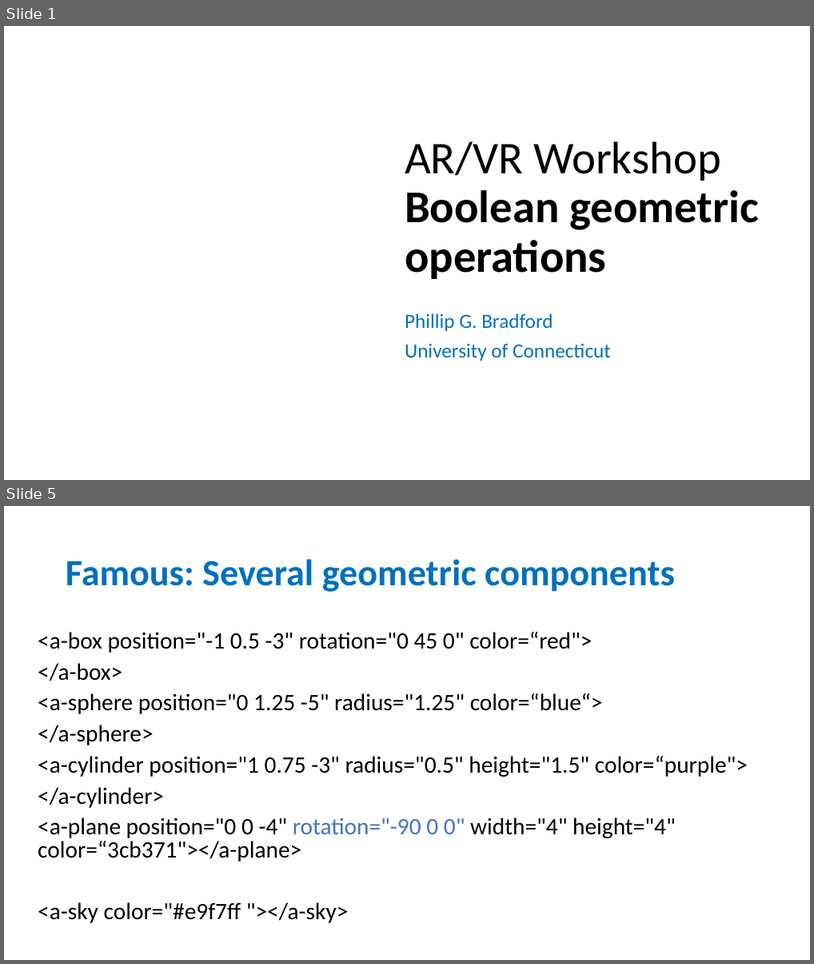
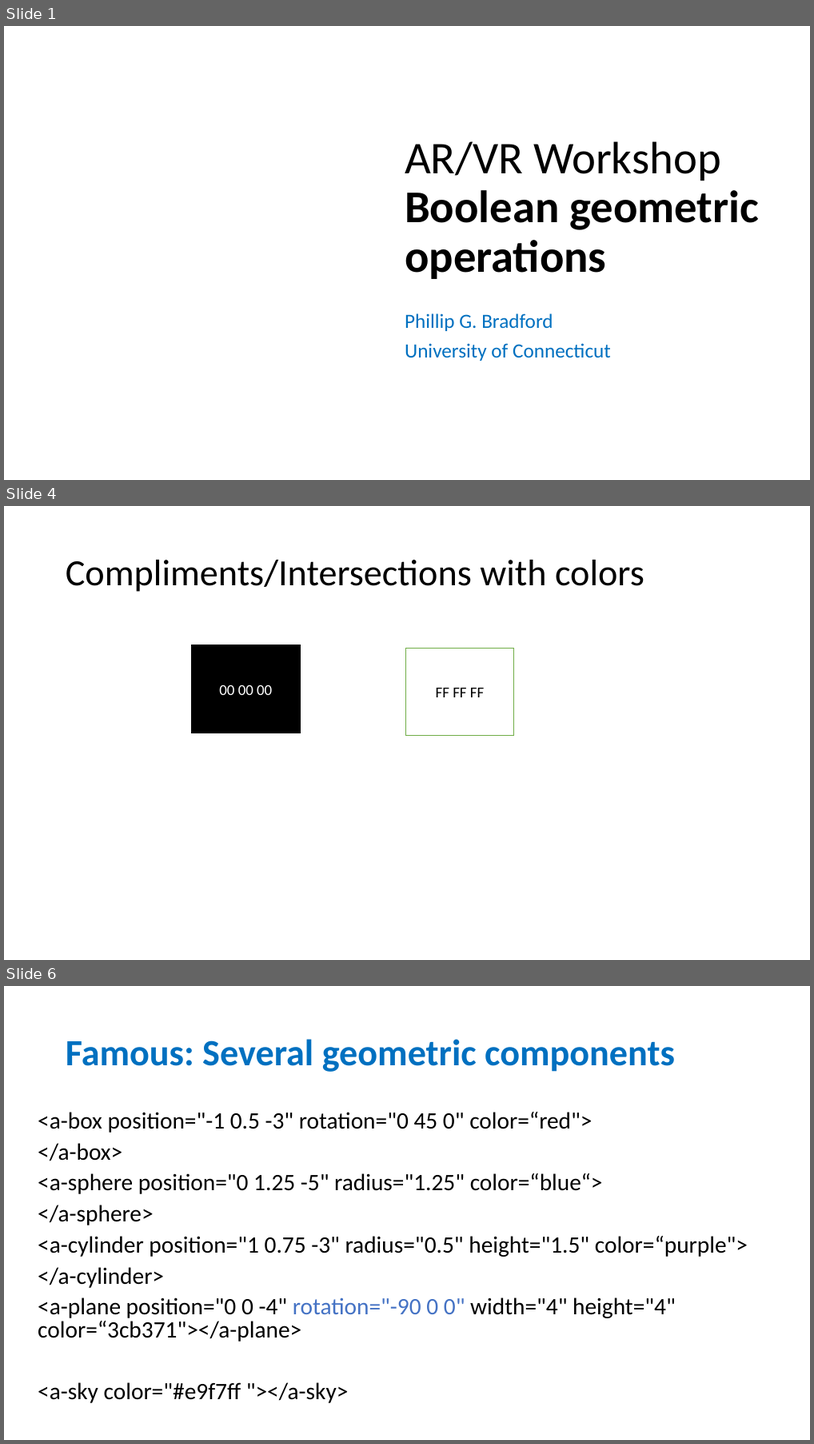
Before and after one commit to wonder-phil/UEMCON-2025, a slide deck: p03/A-frame-Boolean-operations.pptx. Shown one above the other, each under a label of ours: slides 1 and 5 before the commit, slides 1, 4 and 6 after it; the slides between them are not shown. The pictures are 814x964 and 814x1444 pixels, drawn with LibreOffice and Linux fonts; fonts in the diff are those of the drawing; background and template pictures are left out. Boxes give left, top, right and bottom in pixels: in the first picture for what was removed or moved away, otherwise in the second. Text is boxed around its words. In the diff, an @@ line names an element or a change of style, - is before the commit and + after.

```diff
--- a/p03/A-frame-Boolean-operations.pptx
+++ b/p03/A-frame-Boolean-operations.pptx
@@ slide 4 added at (x1=4, y1=506, x2=810, y2=960), background #FFFFFF @@
@@ title added at (x1=66, y1=560, x2=645, y2=592), 44 pt, text #000000 @@
+Compliments/Intersections with colors
@@ rectangle added at (x1=191, y1=645, x2=300, y2=733), fill #000000, outline #000000 1 pt, 18 pt, text #FFFFFF @@
+00 00 00
@@ rectangle added at (x1=406, y1=648, x2=514, y2=736), fill #FFFFFF, outline #70AD47 1 pt, 18 pt, text #000000 @@
+FF FF FF
@@ what was slide 5 is now slide 6 @@
```
Also in this commit, not shown: 3 slides changed, 1 other slide added, 7 other files.
